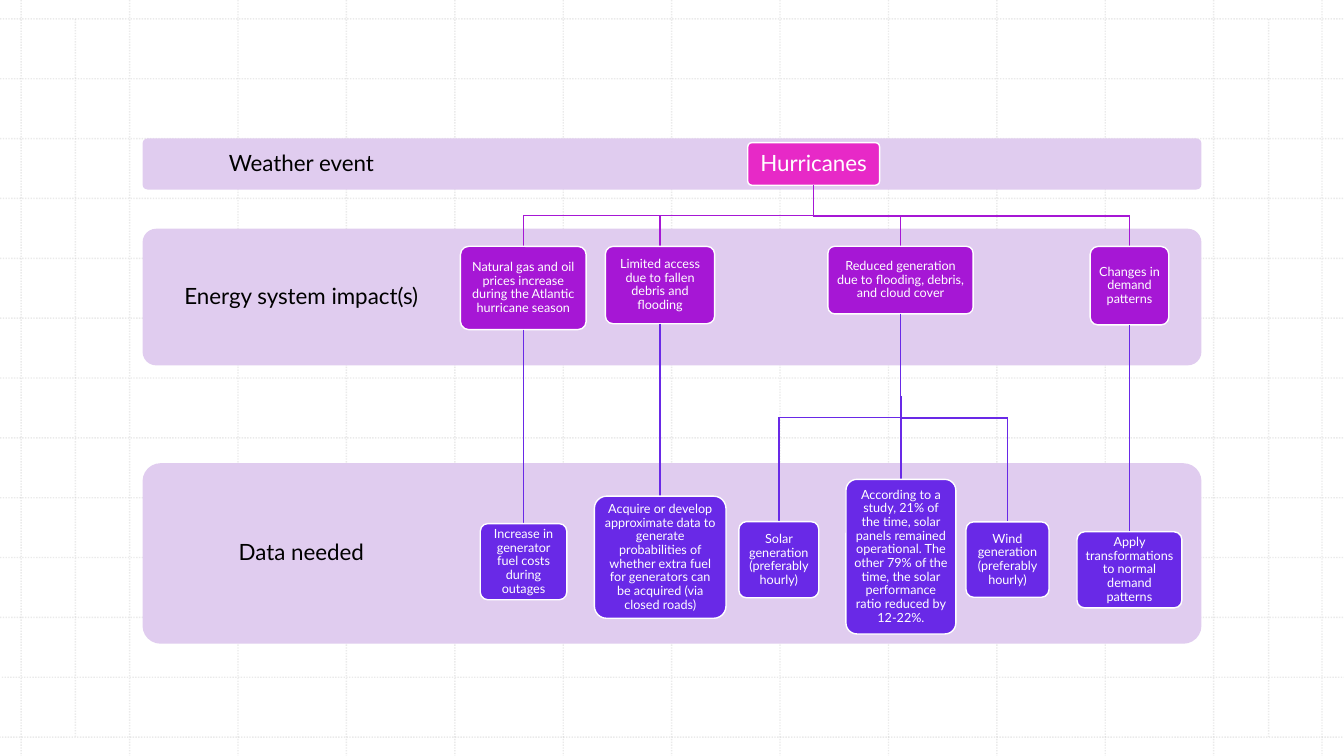
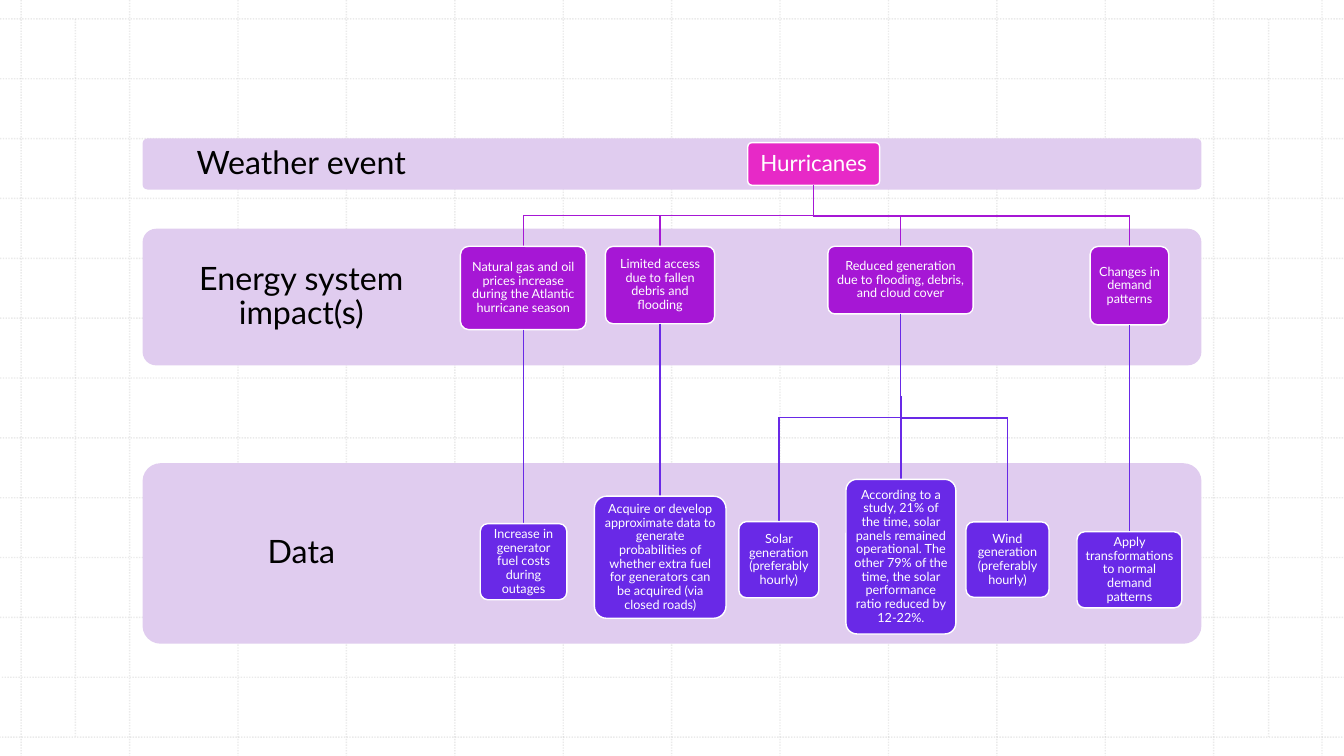
Before and after one commit to madelinemacmillan/PhD, a slide deck: slide 4 of NaturalDisasters.pptx. Drawn at 1344x756 pixels with LibreOffice and Linux fonts; fonts in the diff are those of the drawing. Boxes give left, top, right and bottom in pixels: in the first picture for what was removed or moved away, otherwise in the second. Text is boxed around its words. In the diff, an @@ line names an element or a change of style, - is before the commit and + after.

```diff
--- a/NaturalDisasters.pptx
+++ b/NaturalDisasters.pptx
@@ text "Weather event" at bbox=[197, 150, 406, 175]: size 16 to 23 pt; more space between paragraphs @@
@@ text "Energy system impact(s)" at bbox=[199, 267, 404, 330]: size 16 to 23 pt; more space between paragraphs @@
@@ text at bbox=[268, 540, 335, 564]: text changed; size 16 to 23 pt @@
-Data needed
+Data
```
Also in this commit, not shown: 2 other slides changed, 1 other file.
